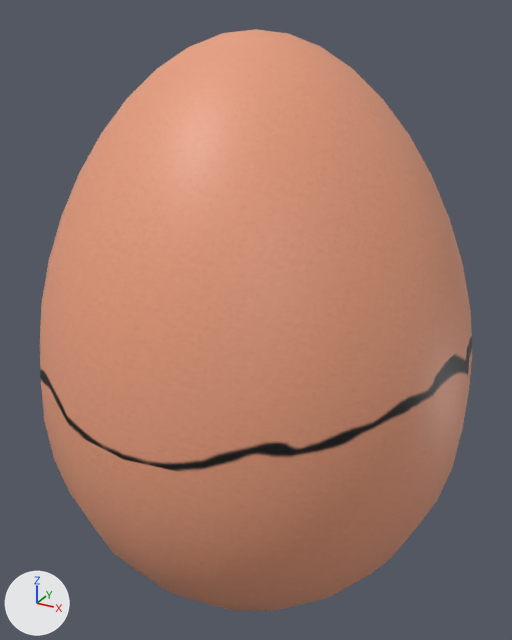
Renders of the FBX model Assets/Resources/Prefabs/GameMain/Player/Player_Skin/Player_Model/egg_2.fbx from each side of a commit.
Camera for both pictures: a 50 mm lens placed at (0.0373, -0.0677, 0.0358), pointed at (-0.0003, 0.0007, 0.0016). The axes (+X, +Y, +Z) are drawn at lower left. The lights are the same throughout. Where no turn or scale is listed for an object, it has been applied to the vertices.

The scene before the commit, as lines of its bpy script (objects in view):
```python
me_mesh = bpy.data.meshes.new('Mesh')
me_mesh.from_pydata(...)  # 382 vertices, 400 faces; spans x -0.0253..0.0253, y -0.0253..0.0253, z -0.0339..0.0339
me_mesh.materials.append(mat_lambert5)  # picture img_egg_3_png
ob_psphere1 = bpy.data.objects.new('pSphere1', me_mesh)
ob_psphere1.location = (0.0, 0.0, 0.0)
```
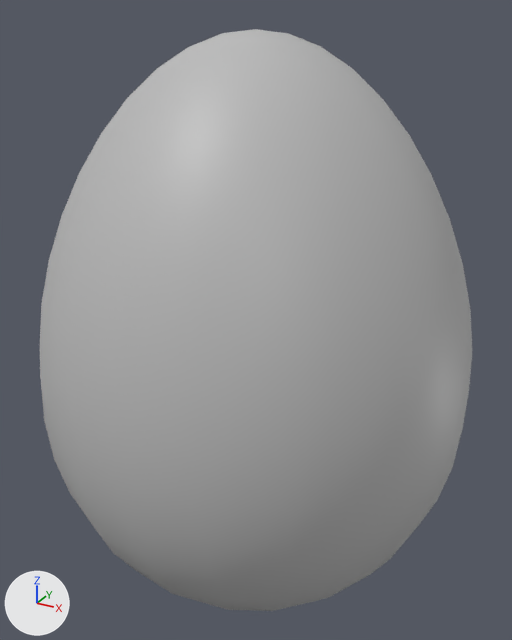
The newer file is also rescaled (x270.1), turned or shifted as a whole; pictures and numbers use the older file's frame.

Edits to the bpy script that builds the scene:
```text
Add mat_default_material:
    mat_default_material = principled_material('Default_Material')
    mat_default_material.base_color = (0.5, 0.5, 0.5)  # grey #bcbcbc
Change me_mesh:
    where me_mesh.from_pydata(...)  # 382 vertices, 400 faces; spans x -0.0253..0.0253, y -0.0253..0.0253, z -0.0339..0.0339
    remove me_mesh.materials.append(mat_lambert5)  # picture img_egg_3_png
    add me_mesh.materials.append(mat_default_material)  # grey #bcbcbc
```

What differs and where, as boxes [x1, y1, x2, y2] in the pictures (512 x 640 px):
'pSphere1', recoloured (brown to grey)
    both: [40, 29, 472, 611]
